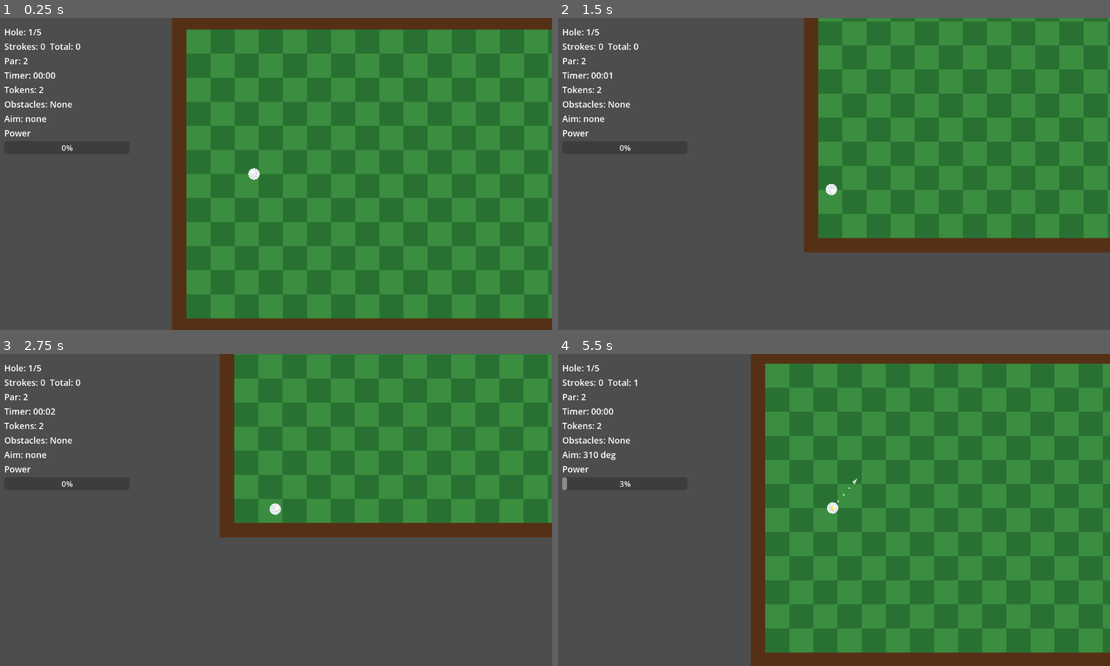
Above: before the commit, frames 1-4 (two rows, left to right).
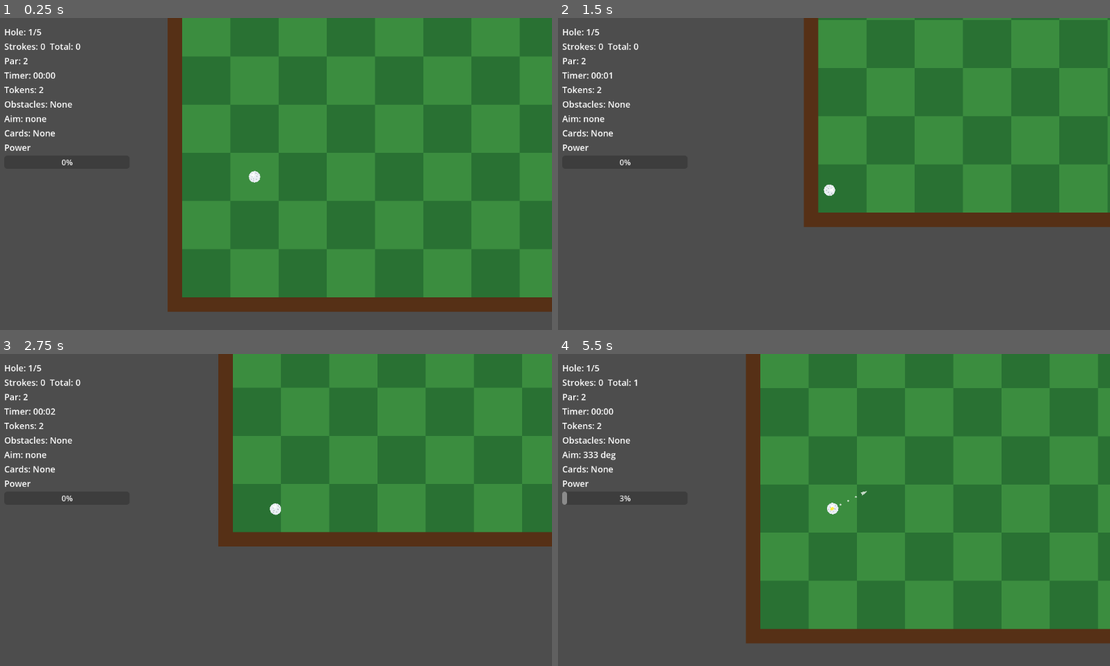
Above: after the commit, the same moments.

Repository: SirInfinite/a-stroke-of-luck
Game: Godot game, scene res://scenes/main.tscn
Same seed, same stepped clock (60 frames per second), same inputs: the game is played once before the commit and once after it.
Inputs (mouse positions are in pixels of both pictures, inside the frame that each line leads up to):
- Up to frame 1 (0.25 s): no input
- Up to frame 2 (1.5 s): tap Enter at 0.5 s; drag from (828, 174) to (889, 105) at 0.52 s; drag from (723, 189) to (806, 236) at 1.27 s
- Up to frame 3 (2.75 s): move the mouse to (331, 441) at 2.02 s; press the mouse at (331, 441) at 2.03 s; hold Right (ui_right) from 2.03 s (still down)
- Up to frame 4 (5.5 s): release Right (ui_right) at 2.75 s; release the mouse at (889, 441) at 2.75 s; drag from (806, 572) to (662, 463) at 2.77 s; move the mouse to (999, 556) at 3.52 s; press the mouse at (999, 556) at 3.53 s; hold Left (ui_left) 3.53-4.25 s; tap Space at 3.77 s; release the mouse at (999, 556) at 4.25 s; drag from (662, 463) to (751, 432) at 4.27 s; tap R (reset_level) at 5 s; move the mouse to (861, 510) at 5.02 s; press the mouse at (861, 510) at 5.03 s; hold Down (ui_down) from 5.03 s (still down)

The runs differ from the first frame. In frame 1, 38% of the frame differs, in the area x 0-100%, y 0-100%; in frame 2, 23%; in frame 3, 19%; in frame 4, 37%.

Commit message:
Add in-game shop, card modifiers, and grid levels
Introduce an in-game Clubhouse shop and card system, plus a switch to grid-based level layout. Key changes:

- Added shop UI/flow (overlay, intro animation, card selection, continue) and SHOP_CARDS definitions.
- Implemented purchasing/applying cards that modify ball behavior (impulse, drag, trajectory dots, sand/direction effects, token rewards) and persist owned cards.
- Extended golf_ball.gd to support impulse/drag/trajectory modifiers, effective_* helpers, and trajectory preview adjustments via apply_card_modifiers.
- Refactored main.gd level format from absolute coordinates to a cell-based map: added GRID_CELL_SIZE, map/Cell helpers (_cell_to_world, _playable_cells, _is_playable_cell), _create_course/_create_floor/_create_bounds and updated hazard/teleport/reset logic.
- Updated token reward calculation to include reward bonuses and cleared hazard effects on level load/reset.
- Added export_presets.cfg and two binary assets (A Stroke Of Luck.exe, MVPasol.zip).

These changes enable purchasable gameplay modifiers and make levels tile-driven for easier authoring and UI-driven shop interactions.

Diff:
--- a/scripts/golf_ball.gd
+++ b/scripts/golf_ball.gd
@@ -35,6 +35,9 @@
 var keyboard_active := false
 var keyboard_direction := Vector2.RIGHT
 var keyboard_power := 0.35
+var impulse_multiplier := 1.0
+var drag_multiplier := 1.0
+var trajectory_dot_bonus := 0
 
 
 func _ready() -> void:
@@ -100,6 +103,13 @@
 	stopped_frames = 0
 	sleeping = false
 	apply_central_impulse(impulse)
+
+
+func apply_card_modifiers(new_impulse_multiplier: float, new_drag_multiplier: float, new_trajectory_dot_bonus: int) -> void:
+	impulse_multiplier = maxf(new_impulse_multiplier, 0.2)
+	drag_multiplier = maxf(new_drag_multiplier, 0.35)
+	trajectory_dot_bonus = maxi(new_trajectory_dot_bonus, -trajectory_dot_count + 2)
+	_create_trajectory_preview()
 
 
 func reset_to(new_position: Vector2) -> void:
@@ -176,7 +186,7 @@
 
 func get_aim_power() -> float:
 	if selected:
-		return clampf(_shot_impulse().length() / max_impulse, 0.0, 1.0)
+		return clampf(_shot_impulse().length() / _effective_max_impulse(), 0.0, 1.0)
 	if keyboard_active and can_shoot():
 		return keyboard_power
 	return 0.0
@@ -201,15 +211,15 @@
 
 func _shot_impulse() -> Vector2:
 	var drag := global_position - get_global_mouse_position()
-	return (drag.limit_length(max_drag_distance) * power_scale).limit_length(max_impulse)
+	return (drag.limit_length(_effective_max_drag_distance()) * power_scale).limit_length(_effective_max_impulse())
 
 
 func _keyboard_shot_impulse() -> Vector2:
-	return keyboard_direction * keyboard_power * max_impulse
+	return keyboard_direction * keyboard_power * _effective_max_impulse()
 
 
 func _drag_vector() -> Vector2:
-	return (get_global_mouse_position() - global_position).limit_length(max_drag_distance)
+	return (get_global_mouse_position() - global_position).limit_length(_effective_max_drag_distance())
 
 
 func _select_if_mouse_is_on_ball() -> void:
@@ -238,13 +248,13 @@
 	if selected:
 		_update_shot_previews(_drag_vector(), _shot_impulse())
 	elif keyboard_active and can_shoot():
-		_update_shot_previews(-keyboard_direction * keyboard_power * max_drag_distance, _keyboard_shot_impulse())
+		_update_shot_previews(-keyboard_direction * keyboard_power * _effective_max_drag_distance(), _keyboard_shot_impulse())
 	else:
 		_hide_previews()
 
 
 func _update_shot_previews(power_line: Vector2, impulse: Vector2) -> void:
-	var power: float = clampf(impulse.length() / max_impulse, 0.0, 1.0)
+	var power: float = clampf(impulse.length() / _effective_max_impulse(), 0.0, 1.0)
 	var power_color := POWER_LOW_COLOR.lerp(POWER_HIGH_COLOR, power)
 
 	aim_line.global_position = Vector2.ZERO
@@ -257,7 +267,10 @@
 
 
 func _create_trajectory_preview() -> void:
-	for i in range(trajectory_dot_count):
+	for child in trajectory_preview.get_children():
+		child.free()
+
+	for i in range(_effective_trajectory_dot_count()):
 		var dot := Polygon2D.new()
 		dot.name = "Dot%d" % [i + 1]
 		dot.polygon = _circle_polygon(trajectory_dot_radius)
@@ -281,11 +294,12 @@
 		return
 
 	var direction := impulse.normalized()
-	var visible_dots: int = max(2, int(round(lerpf(3.0, float(trajectory_dot_count), power))))
+	var dot_count := _effective_trajectory_dot_count()
+	var visible_dots: int = max(2, int(round(lerpf(3.0, float(dot_count), power))))
 	trajectory_preview.global_position = Vector2.ZERO
 	trajectory_preview.visible = true
 
-	for i in range(trajectory_dot_count):
+	for i in range(dot_count):
 		var dot := trajectory_preview.get_node("Dot%d" % [i + 1]) as Polygon2D
 		dot.visible = i < visible_dots
 		dot.position = global_position + direction * trajectory_dot_spacing * float(i + 1)
@@ -305,6 +319,18 @@
 
 func _is_stopped() -> bool:
 	return linear_velocity.length() <= stopped_speed and absf(angular_velocity) <= stopped_angular_speed
+
+
+func _effective_max_impulse() -> float:
+	return max_impulse * impulse_multiplier
+
+
+func _effective_max_drag_distance() -> float:
+	return max_drag_distance * drag_multiplier
+
+
+func _effective_trajectory_dot_count() -> int:
+	return maxi(2, trajectory_dot_count + trajectory_dot_bonus)
 
 
 func _finish_shot() -> void:
--- a/scripts/main.gd
+++ b/scripts/main.gd
@@ -1,8 +1,10 @@
 extends Node2D
 
+signal shop_finished
+
 const BALL_SCENE := preload("res://scenes/golf_ball.tscn")
 
-const COURSE_SIZE := Vector2(1000.0, 600.0)
+const GRID_CELL_SIZE := 100.0
 const WALL_THICKNESS := 30.0
 const CHECKER_SIZE := 50.0
 const GREEN_DARK := Color(0.232, 0.554, 0.248, 1.0)
@@ -12,18 +14,77 @@
 const SAND_DAMP := 12.0
 const SAND_ENTRY_SPEED_SCALE := 0.35
 const DIRECTION_PUSH_FORCE := 950.0
+const SHOP_CARD_COUNT := 3
+const SHOP_BOUNCE_START_OFFSET := Vector2(0.0, 150.0)
+const SHOP_BOUNCE_OVERSHOOT_OFFSET := Vector2(0.0, -34.0)
+const SHOP_BOUNCE_RISE_DURATION := 0.2
+const SHOP_BOUNCE_SETTLE_DURATION := 0.45
+
+const SHOP_CARDS := [
+	{
+		"name": "Overdrive Driver",
+		"cost": 3,
+		"upside": "+25% shot power",
+		"downside": "-15% aim pull distance",
+		"effects": {"impulse": 0.25, "drag": -0.15}
+	},
+	{
+		"name": "Rangefinder Lens",
+		"cost": 2,
+		"upside": "+4 trajectory dots",
+		"downside": "-10% shot power",
+		"effects": {"trajectory": 4, "impulse": -0.1}
+	},
+	{
+		"name": "Sand Cleats",
+		"cost": 2,
+		"upside": "Sand slows 35% less",
+		"downside": "Direction pads push 25% harder",
+		"effects": {"sand": -0.35, "direction": 0.25}
+	},
+	{
+		"name": "Heavy Core",
+		"cost": 2,
+		"upside": "+20% aim pull distance",
+		"downside": "+15% sand slowdown",
+		"effects": {"drag": 0.2, "sand": 0.15}
+	},
+	{
+		"name": "Lucky Putter",
+		"cost": 3,
+		"upside": "+1 token reward after each hole",
+		"downside": "-2 trajectory dots",
+		"effects": {"reward": 1, "trajectory": -2}
+	}
+]
 
 const LEVELS := [
 	{
-		"start": Vector2(-360.0, 0.0),
-		"hole": Vector2(360.0, 0.0),
+		"map": [
+			"..........",
+			"..........",
+			"..........",
+			"..........",
+			"..........",
+			".........."
+		],
+		"start_cell": Vector2i(1, 3),
+		"hole_cell": Vector2i(8, 3),
 		"par": 2,
 		"hazards": [],
 		"obstacles": []
 	},
 	{
-		"start": Vector2(-400.0, -180.0),
-		"hole": Vector2(400.0, 180.0),
+		"map": [
+			"..........",
+			"..........",
+			"..........",
+			"..........",
+			"..........",
+			".........."
+		],
+		"start_cell": Vector2i(1, 1),
+		"hole_cell": Vector2i(8, 4),
 		"par": 3,
 		"hazards": [
 			{"type": "sand", "pos": Vector2(-180.0, -40.0), "size": Vector2(160.0, 120.0)}
@@ -33,8 +94,16 @@
 		]
 	},
 	{
-		"start": Vector2(-400.0, 200.0),
-		"hole": Vector2(400.0, -200.0),
+		"map": [
+			"  ######  ",
+			" ######## ",
+			"##########",
+			"##########",
+			" ######## ",
+			"  ######  "
+		],
+		"start_cell": Vector2i(1, 4),
+		"hole_cell": Vector2i(8, 1),
 		"par": 4,
 		"hazards": [
 			{"type": "water", "pos": Vector2(0.0, 0.0), "size": Vector2(180.0, 140.0)}
@@ -45,8 +114,16 @@
 		]
 	},
 	{
-		"start": Vector2(-430.0, 0.0),
-		"hole": Vector2(420.0, 0.0),
+		"map": [
+			"######    ",
+			"######    ",
+			"##########",
+			"##########",
+			"    ######",
+			"    ######"
+		],
+		"start_cell": Vector2i(0, 2),
+		"hole_cell": Vector2i(9, 3),
 		"par": 4,
 		"hazards": [
 			{"type": "direction", "pos": Vector2(-240.0, 0.0), "size": Vector2(110.0, 90.0), "direction": Vector2.RIGHT},
@@ -58,8 +135,16 @@
 		]
 	},
 	{
-		"start": Vector2(-430.0, -200.0),
-		"hole": Vector2(420.0, 200.0),
+		"map": [
+			"#####     ",
+			"#######   ",
+			"  ########",
+			"  ########",
+			"   #######",
+			"     #####"
+		],
+		"start_cell": Vector2i(0, 0),
+		"hole_cell": Vector2i(9, 5),
 		"par": 5,
 		"hazards": [
 			{"type": "water", "pos": Vector2(-260.0, 40.0), "size": Vector2(160.0, 130.0)},
@@ -93,8 +178,23 @@
 var tokens_label: Label
 var obstacles_label: Label
 var aim_label: Label
+var cards_label: Label
 var power_meter: ProgressBar
 var loading_next_level := false
+var shop_overlay: Control
+var shop_tokens_label: Label
+var shop_status_label: Label
+var shop_card_buttons: Array[Button] = []
+var current_shop_cards: Array[Dictionary] = []
+var shop_visits := 0
+var shop_intro_tween: Tween
+var impulse_modifier := 1.0
+var drag_modifier := 1.0
+var trajectory_dot_bonus := 0
+var sand_damp_modifier := 1.0
+var direction_push_modifier := 1.0
+var reward_bonus := 0
+var owned_cards: Array[String] = []
 
 
 func _ready() -> void:
@@ -114,7 +214,7 @@
 		return
 
 	for direction in active_direction_pushes:
-		ball.apply_central_force(direction * DIRECTION_PUSH_FORCE)
+		ball.apply_central_force(direction * DIRECTION_PUSH_FORCE * direction_push_modifier)
 
 
 func _input(event: InputEvent) -> void:
@@ -149,6 +249,7 @@
 	tokens_label = _create_hud_label(hud)
 	obstacles_label = _create_hud_label(hud)
 	aim_label = _create_hud_label(hud)
+	cards_label = _create_hud_label(hud)
 
 	var power_label := _create_hud_label(hud)
 	power_label.text = "Power"
@@ -161,6 +262,7 @@
 	power_meter.custom_minimum_size = Vector2(220, 18)
 	hud.add_child(power_meter)
 
+	_create_shop_overlay(canvas_layer)
 	_center_camera_on_ball()
 
 
@@ -172,56 +274,68 @@
 	level_index = next_index % LEVELS.size()
 	strokes = 0
 	level_elapsed = 0.0
-	active_sand_tiles = 0
-	active_direction_pushes.clear()
-	hazard_resetting = false
-	if ball:
-		ball.linear_damp = normal_ball_linear_damp
+	_clear_hazard_effects()
 	level_root = Node2D.new()
 	level_root.name = "Level"
 	level_root.z_index = -1
 	add_child(level_root)
 
 	var level: Dictionary = LEVELS[level_index]
-	_create_floor()
-	_create_bounds()
-	_create_hole(level.hole)
+	_create_course(level)
+	var start_position := _level_point(level, "start", "start_cell")
+	var hole_position := _level_point(level, "hole", "hole_cell")
+	_create_hole(hole_position)
 	_create_hazards(level)
 
 	for obstacle in level.obstacles:
 		_create_box(obstacle.pos, obstacle.size, Color(0.45, 0.5, 0.55))
 
-	ball.reset_to(level.start)
+	ball.reset_to(start_position)
 	_update_status()
 
 
-func _create_floor() -> void:
+func _create_course(level: Dictionary) -> void:
+	_create_floor(level)
+	_create_bounds(level)
+
+
+func _create_floor(level: Dictionary) -> void:
 	var body := StaticBody2D.new()
 	body.name = "Green"
 	body.collision_layer = 2
 	body.collision_mask = 1
 	level_root.add_child(body)
 
-	var visual := Polygon2D.new()
-	visual.polygon = _rectangle_polygon(COURSE_SIZE)
-	visual.color = GREEN_DARK
-	body.add_child(visual)
-
-	_create_checkerboard(body)
-
-	var collision := CollisionShape2D.new()
-	var shape := RectangleShape2D.new()
-	shape.size = COURSE_SIZE
-	collision.shape = shape
-	body.add_child(collision)
-
-
-func _create_bounds() -> void:
-	var half_size := COURSE_SIZE / 2.0
-	_create_box(Vector2(0, -half_size.y - WALL_THICKNESS / 2.0), Vector2(COURSE_SIZE.x + WALL_THICKNESS * 2.0, WALL_THICKNESS), BORDER_BROWN)
-	_create_box(Vector2(0, half_size.y + WALL_THICKNESS / 2.0), Vector2(COURSE_SIZE.x + WALL_THICKNESS * 2.0, WALL_THICKNESS), BORDER_BROWN)
-	_create_box(Vector2(-half_size.x - WALL_THICKNESS / 2.0, 0), Vector2(WALL_THICKNESS, COURSE_SIZE.y), BORDER_BROWN)
-	_create_box(Vector2(half_size.x + WALL_THICKNESS / 2.0, 0), Vector2(WALL_THICKNESS, COURSE_SIZE.y), BORDER_BROWN)
+	for cell in _playable_cells(level):
+		var cell_center := _cell_to_world(level, cell)
+
+		var visual := Polygon2D.new()
+		visual.position = cell_center
+		visual.polygon = _rectangle_polygon(Vector2(GRID_CELL_SIZE, GRID_CELL_SIZE))
+		visual.color = GREEN_DARK if (cell.x + cell.y) % 2 == 0 else GREEN_DARKER
+		body.add_child(visual)
+
+		var collision := CollisionShape2D.new()
+		collision.position = cell_center
+		var shape := RectangleShape2D.new()
+		shape.size = Vector2(GRID_CELL_SIZE, GRID_CELL_SIZE)
+		collision.shape = shape
+		body.add_child(collision)
+
+
+func _create_bounds(level: Dictionary) -> void:
+	var directions := [
+		{"cell": Vector2i(0, -1), "offset": Vector2(0.0, -GRID_CELL_SIZE / 2.0 - WALL_THICKNESS / 2.0), "size": Vector2(GRID_CELL_SIZE + WALL_THICKNESS * 2.0, WALL_THICKNESS)},
+		{"cell": Vector2i(1, 0), "offset": Vector2(GRID_CELL_SIZE / 2.0 + WALL_THICKNESS / 2.0, 0.0), "size": Vector2(WALL_THICKNESS, GRID_CELL_SIZE + WALL_THICKNESS * 2.0)},
+		{"cell": Vector2i(0, 1), "offset": Vector2(0.0, GRID_CELL_SIZE / 2.0 + WALL_THICKNESS / 2.0), "size": Vector2(GRID_CELL_SIZE + WALL_THICKNESS * 2.0, WALL_THICKNESS)},
+		{"cell": Vector2i(-1, 0), "offset": Vector2(-GRID_CELL_SIZE / 2.0 - WALL_THICKNESS / 2.0, 0.0), "size": Vector2(WALL_THICKNESS, GRID_CELL_SIZE + WALL_THICKNESS * 2.0)}
+	]
+
+	for cell in _playable_cells(level):
+		for direction in directions:
+			var neighbor: Vector2i = cell + direction.cell
+			if not _is_playable_cell(level, neighbor):
+				_create_box(_cell_to_world(level, cell) + direction.offset, direction.size, BORDER_BROWN)
 
 
 func _create_box(pos: Vector2, size: Vector2, color: Color) -> void:
@@ -327,20 +441,6 @@
 	return area
 
 
-func _create_checkerboard(parent: Node2D) -> void:
-	var columns := int(ceil(COURSE_SIZE.x / CHECKER_SIZE))
-	var rows := int(ceil(COURSE_SIZE.y / CHECKER_SIZE))
-	var top_left := -COURSE_SIZE / 2.0
-
-	for y in range(rows):
-		for x in range(columns):
-			var tile := Polygon2D.new()
-			tile.position = top_left + Vector2(x + 0.5, y + 0.5) * CHECKER_SIZE
-			tile.polygon = _rectangle_polygon(Vector2(CHECKER_SIZE, CHECKER_SIZE))
-			tile.color = GREEN_DARK if (x + y) % 2 == 0 else GREEN_DARKER
-			parent.add_child(tile)
-
-
 func _on_hole_body_entered(body: Node2D) -> void:
 	if loading_next_level:
 		return
@@ -348,9 +448,11 @@
 	if body == ball:
 		loading_next_level = true
 		var level: Dictionary = LEVELS[level_index]
-		ball.sink_to(level.hole)
+		ball.sink_to(_level_point(level, "hole", "hole_cell"))
 		tokens += _token_reward_for_score(strokes + 1, level.par)
 		await ball.sink_animation_finished
+		_show_shop(level_index + 1)
+		await shop_finished
 		_load_level(level_index + 1)
 
 
@@ -360,7 +462,7 @@
 
 	active_sand_tiles += 1
 	ball.linear_velocity *= SAND_ENTRY_SPEED_SCALE
-	ball.linear_damp = SAND_DAMP
+	ball.linear_damp = SAND_DAMP * sand_damp_modifier
 
 
 func _on_sand_body_exited(body: Node2D) -> void:
@@ -383,7 +485,7 @@
 	ball.sink_for_reset(water_position)
 	await ball.hazard_sink_finished
 	var level: Dictionary = LEVELS[level_index]
-	ball.reset_to(level.start)
+	ball.reset_to(_level_point(level, "start", "start_cell"))
 	hazard_resetting = false
 
 
@@ -409,10 +511,19 @@
 
 func _reset_current_level() -> void:
 	var level: Dictionary = LEVELS[level_index]
-	ball.reset_to(level.start)
+	_clear_hazard_effects()
+	ball.reset_to(_level_point(level, "start", "start_cell"))
 	strokes = 0
 	level_elapsed = 0.0
 	_update_status()
+
+
+func _clear_hazard_effects() -> void:
+	active_sand_tiles = 0
+	active_direction_pushes.clear()
+	hazard_resetting = false
+	if ball:
+		ball.linear_damp = normal_ball_linear_damp
 
 
 func _update_status() -> void:
@@ -423,6 +534,7 @@
 	timer_label.text = "Timer: %s" % _format_time(level_elapsed)
 	tokens_label.text = "Tokens: %d" % tokens
 	obstacles_label.text = "Obstacles: %s" % _obstacle_summary(level)
+	cards_label.text = "Cards: %s" % _cards_summary()
 	power_meter.value = ball.get_aim_power() * 100.0 if ball else 0.0
 	aim_label.text = "Aim: %.0f deg" % ball.get_aim_direction_degrees() if ball and ball.has_active_aim() else "Aim: none"
 
@@ -448,15 +560,202 @@
 	return "%d wall%s" % [obstacles.size(), "" if obstacles.size() == 1 else "s"]
 
 
+func _level_point(level: Dictionary, world_key: String, cell_key: String) -> Vector2:
+	if level.has(cell_key):
+		return _cell_to_world(level, level[cell_key])
+	return level.get(world_key, Vector2.ZERO)
+
+
+func _playable_cells(level: Dictionary) -> Array[Vector2i]:
+	var cells: Array[Vector2i] = []
+	var rows: Array = level.map
+	for y in range(rows.size()):
+		var row: String = rows[y]
+		for x in range(row.length()):
+			var cell := Vector2i(x, y)
+			if _is_playable_cell(level, cell):
+				cells.append(cell)
+	return cells
+
+
+func _is_playable_cell(level: Dictionary, cell: Vector2i) -> bool:
+	var rows: Array = level.map
+	if cell.y < 0 or cell.y >= rows.size():
+		return false
+
+	var row: String = rows[cell.y]
+	if cell.x < 0 or cell.x >= row.length():
+		return false
+
+	return row[cell.x] != " "
+
+
+func _cell_to_world(level: Dictionary, cell: Vector2i) -> Vector2:
+	var rows: Array = level.map
+	var columns := 0
+	for row in rows:
+		columns = maxi(columns, String(row).length())
+
+	var map_size := Vector2(float(columns), float(rows.size())) * GRID_CELL_SIZE
+	var top_left := -map_size / 2.0
+	return top_left + Vector2(float(cell.x) + 0.5, float(cell.y) + 0.5) * GRID_CELL_SIZE
+
+
 func _token_reward_for_score(final_strokes: int, par: int) -> int:
 	var score_to_par := final_strokes - par
+	var reward := 0
 	if score_to_par <= -1:
-		return 3
-	if score_to_par == 0:
-		return 2
-	if score_to_par == 1:
-		return 1
-	return 0
+		reward = 3
+	elif score_to_par == 0:
+		reward = 2
+	elif score_to_par == 1:
+		reward = 1
+	return reward + reward_bonus
+
+
+func _create_shop_overlay(parent: CanvasLayer) -> void:
+	shop_overlay = PanelContainer.new()
+	shop_overlay.visible = false
+	shop_overlay.mouse_filter = Control.MOUSE_FILTER_STOP
+	shop_overlay.set_anchors_preset(Control.PRESET_FULL_RECT)
+	parent.add_child(shop_overlay)
+
+	var margin := MarginContainer.new()
+	margin.add_theme_constant_override("margin_left", 48)
+	margin.add_theme_constant_override("margin_top", 40)
+	margin.add_theme_constant_override("margin_right", 48)
+	margin.add_theme_constant_override("margin_bottom", 40)
+	shop_overlay.add_child(margin)
+
+	var layout := VBoxContainer.new()
+	layout.add_theme_constant_override("separation", 14)
+	margin.add_child(layout)
+
+	var title := Label.new()
+	title.text = "Clubhouse Shop"
+	title.horizontal_alignment = HORIZONTAL_ALIGNMENT_CENTER
+	title.add_theme_font_size_override("font_size", 34)
+	layout.add_child(title)
+
+	shop_tokens_label = Label.new()
+	shop_tokens_label.horizontal_alignment = HORIZONTAL_ALIGNMENT_CENTER
+	shop_tokens_label.add_theme_font_size_override("font_size", 20)
+	layout.add_child(shop_tokens_label)
+
+	var cards_row := HBoxContainer.new()
+	cards_row.alignment = BoxContainer.ALIGNMENT_CENTER
+	cards_row.add_theme_constant_override("separation", 14)
+	layout.add_child(cards_row)
+
+	for i in range(SHOP_CARD_COUNT):
+		var button := Button.new()
+		button.custom_minimum_size = Vector2(220, 210)
+		button.text_overrun_behavior = TextServer.OVERRUN_TRIM_WORD_ELLIPSIS
+		button.autowrap_mode = TextServer.AUTOWRAP_WORD_SMART
+		button.pressed.connect(_on_shop_card_pressed.bind(i))
+		cards_row.add_child(button)
+		shop_card_buttons.append(button)
+
+	shop_status_label = Label.new()
+	shop_status_label.horizontal_alignment = HORIZONTAL_ALIGNMENT_CENTER
+	shop_status_label.add_theme_font_size_override("font_size", 18)
+	layout.add_child(shop_status_label)
+
+	var continue_button := Button.new()
+	continue_button.text = "Continue to Next Hole"
+	continue_button.custom_minimum_size = Vector2(260, 46)
+	continue_button.pressed.connect(_on_shop_continue_pressed)
+	layout.add_child(continue_button)
+
+
+func _show_shop(next_level_index: int) -> void:
+	current_shop_cards.clear()
+	for i in range(SHOP_CARD_COUNT):
+		var card_index := (shop_visits * 2 + i) % SHOP_CARDS.size()
+		current_shop_cards.append(SHOP_CARDS[card_index])
+
+	shop_visits += 1
+	shop_status_label.text = "Buy any cards you can afford, or continue to hole %d." % [next_level_index % LEVELS.size() + 1]
+	shop_overlay.visible = true
+	_play_shop_intro_animation()
+	_refresh_shop()
+
+
+func _play_shop_intro_animation() -> void:
+	if shop_intro_tween:
+		shop_intro_tween.kill()
+
+	shop_overlay.position = SHOP_BOUNCE_START_OFFSET
+	shop_overlay.modulate = Color(1.0, 1.0, 1.0, 0.0)
+
+	shop_intro_tween = create_tween()
+	shop_intro_tween.tween_property(shop_overlay, "modulate:a", 1.0, 0.16).set_trans(Tween.TRANS_QUAD).set_ease(Tween.EASE_OUT)
+	shop_intro_tween.parallel().tween_property(shop_overlay, "position", SHOP_BOUNCE_OVERSHOOT_OFFSET, SHOP_BOUNCE_RISE_DURATION).set_trans(Tween.TRANS_QUART).set_ease(Tween.EASE_OUT)
+	shop_intro_tween.chain().tween_property(shop_overlay, "position", Vector2.ZERO, SHOP_BOUNCE_SETTLE_DURATION).set_trans(Tween.TRANS_ELASTIC).set_ease(Tween.EASE_OUT)
+
+
+func _refresh_shop() -> void:
+	shop_tokens_label.text = "Tokens: %d" % tokens
+
+	for i in range(shop_card_buttons.size()):
+		var button := shop_card_buttons[i]
+		var card := current_shop_cards[i]
+		var cost: int = card.cost
+		button.text = "%s\nCost: %d tokens\n\nPower: %s\nDownside: %s" % [
+			card.name,
+			cost,
+			card.upside,
+			card.downside
+		]
+		button.disabled = tokens < cost
+
+	_update_status()
+
+
+func _on_shop_card_pressed(card_index: int) -> void:
+	if card_index < 0 or card_index >= current_shop_cards.size():
+		return
+
+	var card := current_shop_cards[card_index]
+	var cost: int = card.cost
+	if tokens < cost:
+		shop_status_label.text = "Not enough tokens for %s." % card.name
+		return
+
+	tokens -= cost
+	_apply_card(card)
+	shop_status_label.text = "Bought %s." % card.name
+	_refresh_shop()
+
+
+func _apply_card(card: Dictionary) -> void:
+	var effects: Dictionary = card.effects
+	impulse_modifier = maxf(0.25, impulse_modifier + effects.get("impulse", 0.0))
+	drag_modifier = maxf(0.35, drag_modifier + effects.get("drag", 0.0))
+	trajectory_dot_bonus = maxi(-10, trajectory_dot_bonus + effects.get("trajectory", 0))
+	sand_damp_modifier = maxf(0.25, sand_damp_modifier + effects.get("sand", 0.0))
+	direction_push_modifier = maxf(0.25, direction_push_modifier + effects.get("direction", 0.0))
+	reward_bonus = maxi(0, reward_bonus + effects.get("reward", 0))
+	owned_cards.append(card.name)
+	ball.apply_card_modifiers(impulse_modifier, drag_modifier, trajectory_dot_bonus)
+
+
+func _on_shop_continue_pressed() -> void:
+	if shop_intro_tween:
+		shop_intro_tween.kill()
+		shop_intro_tween = null
+	shop_overlay.position = Vector2.ZERO
+	shop_overlay.modulate = Color.WHITE
+	shop_overlay.visible = false
+	shop_finished.emit()
+
+
+func _cards_summary() -> String:
+	if owned_cards.is_empty():
+		return "None"
+	if owned_cards.size() <= 2:
+		return ", ".join(owned_cards)
+	return "%d owned" % owned_cards.size()
 
 
 func _center_camera_on_ball() -> void:
Not shown, added: export_presets.cfg
Not shown, added: A Stroke Of Luck.exe
Not shown, added: MVPasol.zip
